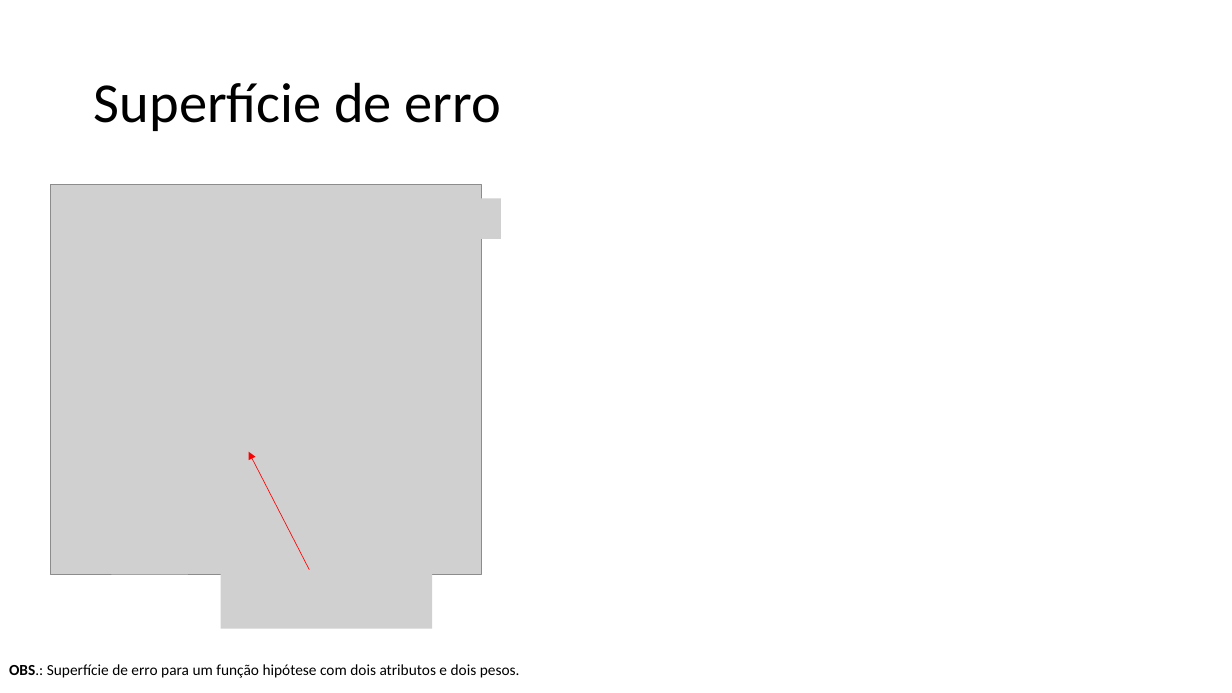
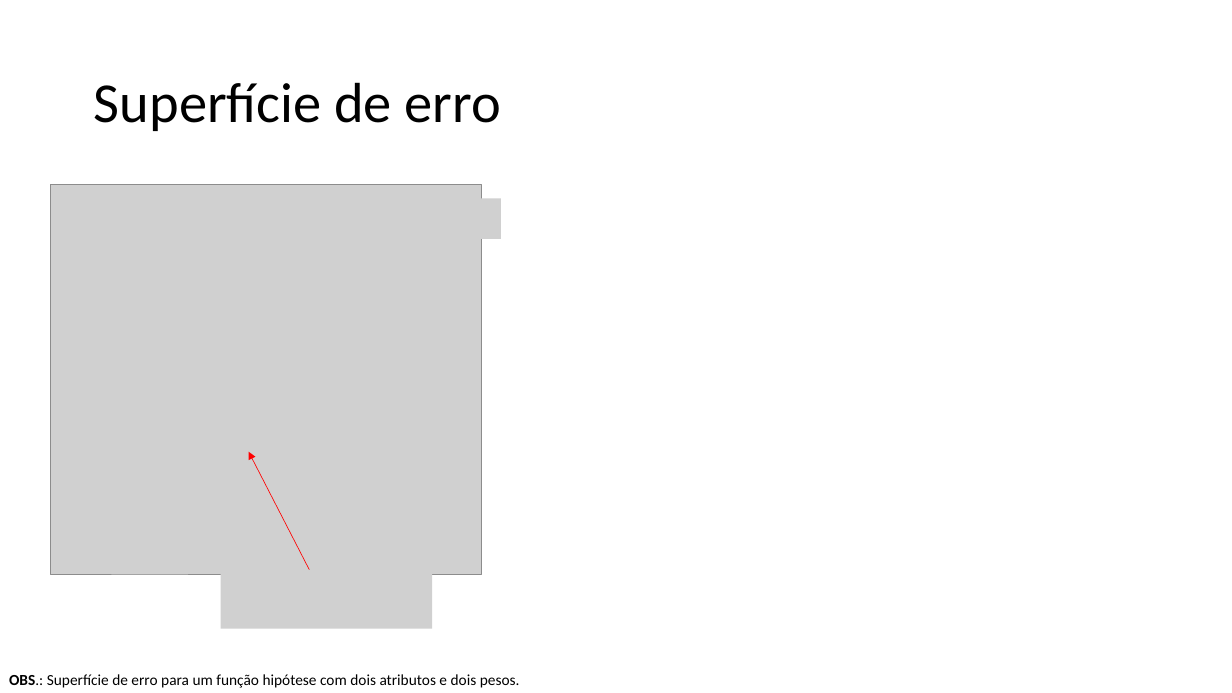
Before and after one commit to zz4fap/c24_inteligencia_artificial, a slide deck: slide 26 of slides/C24_Regressão.pptx. Drawn at 1232x693 pixels with LibreOffice and Linux fonts; fonts in the diff are those of the drawing; grey boxes stand for pictures. Boxes give left, top, right and bottom in pixels: in the first picture for what was removed or moved away, otherwise in the second. Text is boxed around its words. In the diff, an @@ line names an element or a change of style, - is before the commit and + after.

```diff
--- a/slides/C24_Regressão.pptx
+++ b/slides/C24_Regressão.pptx
@@ text "OBS.: Superfície de erro para ...": place and size @@
-text "OBS.: Superfície de erro para ..." at [9, 664, 520, 678]
+text "OBS.: Superfície de erro para ..." at [9, 674, 520, 688]
```
Also in this commit, not shown: 5 other slides changed, 1 slide added.
